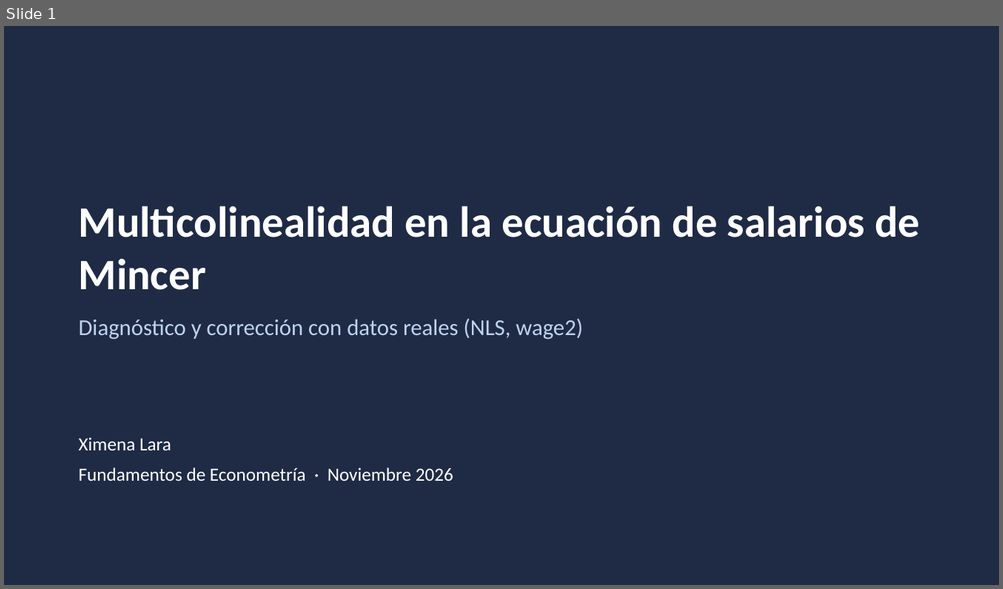
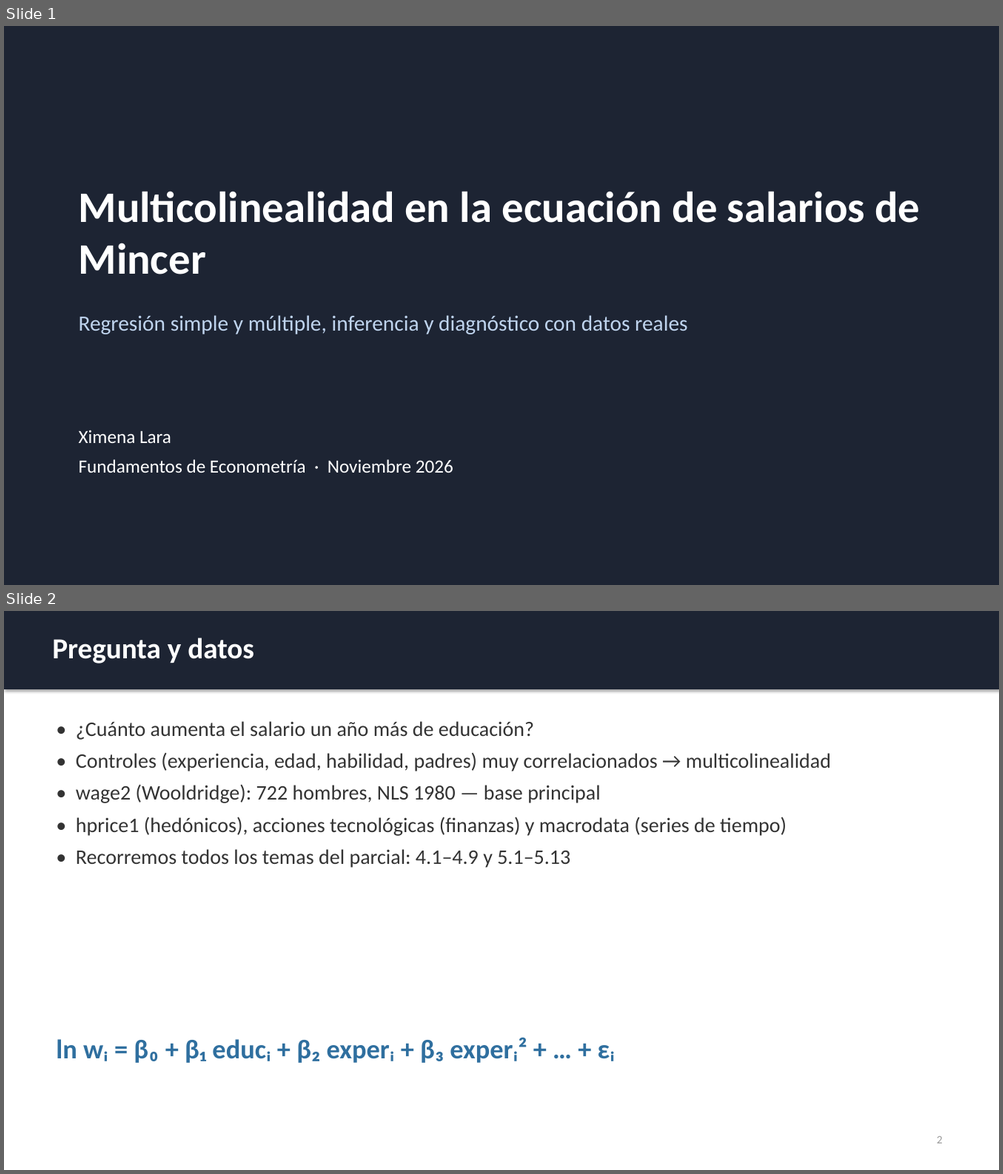
Before and after one commit to ximeelaraa/mincer-multicolinealidad, a slide deck: Presentacion_Multicolinealidad_Mincer.pptx. Shown one above the other, each under a label of ours: slide 1 before the commit, slides 1 and 2 after it. The pictures are 1003x589 and 1003x1174 pixels, drawn with LibreOffice and Linux fonts; fonts in the diff are those of the drawing. Boxes give left, top, right and bottom in pixels: in the first picture for what was removed or moved away, otherwise in the second. Text is boxed around its words. In the diff, an @@ line names an element or a change of style, - is before the commit and + after.

```diff
--- a/Presentacion_Multicolinealidad_Mincer.pptx
+++ b/Presentacion_Multicolinealidad_Mincer.pptx
@@ slide 2 added at (x1=4, y1=611, x2=999, y2=1170), background #FFFFFF @@
@@ rectangle added at (x1=4, y1=611, x2=999, y2=689), fill #1D2433 @@
@@ text added at (x1=52, y1=638, x2=254, y2=664), 28 pt, text #FFFFFF, bold @@
+Pregunta y datos
@@ text added at (x1=76, y1=721, x2=831, y2=868), 20 pt, text #333333 @@
+• ¿Cuánto aumenta el salario un año más de educación?
+• Controles (experiencia, edad, habilidad, padres) muy correlacionados → multicolinealidad
+• wage2 (Wooldridge): 722 hombres, NLS 1980 — base principal
+• hprice1 (hedónicos), acciones tecnológicas (finanzas) y macrodata (series de tiempo)
+• Recorremos todos los temas del parcial: 4.1–4.9 y 5.1–5.13
@@ text added at (x1=56, y1=1037, x2=614, y2=1063), 26 pt, text #2F6F9F, bold @@
+ln wᵢ = β₀ + β₁ educᵢ + β₂ experᵢ + β₃ experᵢ² + … + εᵢ
@@ text added at (x1=936, y1=1136, x2=942, y2=1144), 11 pt, text #999999 @@
+2
@@ slide 1 changed as well @@
@@ rectangle at (x1=4, y1=26, x2=999, y2=585): fill #1F2A44 to #1D2433 @@
@@ text "Multicolinealidad en la ecuación de ..." at (x1=79, y1=191, x2=919, y2=275): less space between paragraphs @@
@@ text "Multicolinealidad en la ecuación de ..." moved from (x1=79, y1=206, x2=919, y2=290) to (x1=79, y1=191, x2=919, y2=275) @@
@@ text at (x1=79, y1=315, x2=687, y2=335): text changed; size 22 to 21 pt @@
-Diagnóstico y corrección con datos reales (NLS, wage2)
+Regresión simple y múltiple, inferencia y diagnóstico con datos reales
@@ text "Ximena Lara" moved from (x1=79, y1=437, x2=453, y2=481) to (x1=79, y1=430, x2=453, y2=473) @@
@@ text "Ximena Lara" at (x1=79, y1=430, x2=453, y2=473): less space between paragraphs @@
```
Also in this commit, not shown: 1 other slide changed, 17 other slides added, 10 slides removed, 22 other files.
